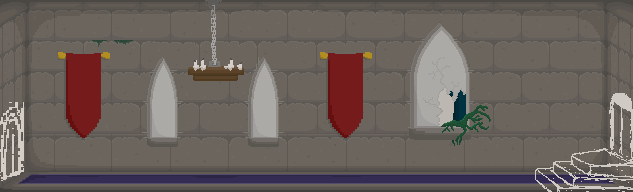
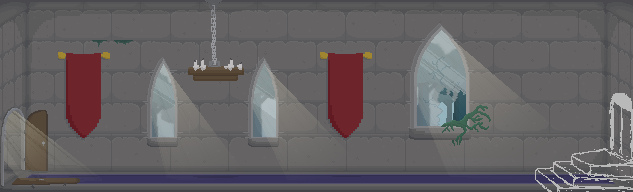
Layer changes from the first 633×192 image to the second:
showed "Layer 18", painted on it, unmasked it over [0, 0, 633, 192]
"Layer 15": opacity 15% → 100%, painted on it over [188, 0, 244, 81]
removed layer "Layer 10" over [188, 0, 244, 81]
added group "Big Window" with 6 layers above "Small Windows" over [394, 0, 581, 180]
added layer "Color copy 2" (22%) in group "Big Window" over [394, 0, 577, 158]
added layer "Light copy 2" (29%) in group "Big Window" over [416, 30, 581, 180]
added layer "Pane" (60%) in group "Big Window" over [417, 30, 466, 126]
removed layer "Big Window" over [406, 23, 474, 140]
added layer "BG" (1st of 3, in "Big Window") in group "Big Window" over [416, 30, 467, 126]
added layer "Frame" in group "Big Window" over [406, 23, 474, 140]
removed layer "L" (in "Windows") from group "Windows" over [142, 57, 183, 147]
added group "L" (in "Small Windows") with 5 layers in group "Small Windows" over [116, 20, 299, 192]
added layer "Color" (1st of 2, in "Small Windows" › "L") (22%) in group "L" over [116, 20, 299, 192]
added layer "Light" (29%) in group "L" over [151, 64, 245, 180]
added layer "BG" (2nd of 3, in "Small Windows" › "L") in group "L" over [152, 64, 190, 137]
added layer "L Frame" in group "L" over [142, 57, 183, 147]
added group "R" with 5 layers in group "Small Windows" over [217, 20, 400, 192]
added layer "Color copy" (22%) in group "R" over [217, 20, 400, 192]
added layer "Light copy" (29%) in group "R" over [253, 64, 358, 181]
renamed "R" to "R Frame", moved it into group "R", painted on it over [243, 57, 284, 147]
added group "Front door" with 7 layers above "Moss" over [0, 77, 253, 192]
added layer "Color" (2nd of 2, in "Front door") (22%) in group "Front door" over [3, 77, 253, 192]
added layer "Sunlight" (35%) in group "Front door" over [4, 111, 102, 182]
added layer "Broken Door" in group "Front door" over [12, 112, 80, 189]
…and 9 more changes (7 added, 1 removed, 1 stack)
